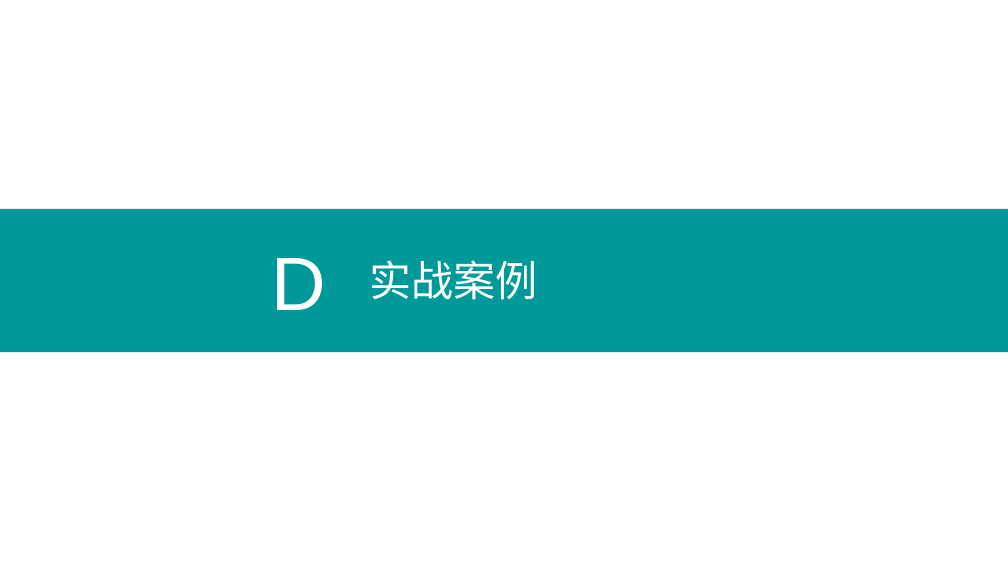
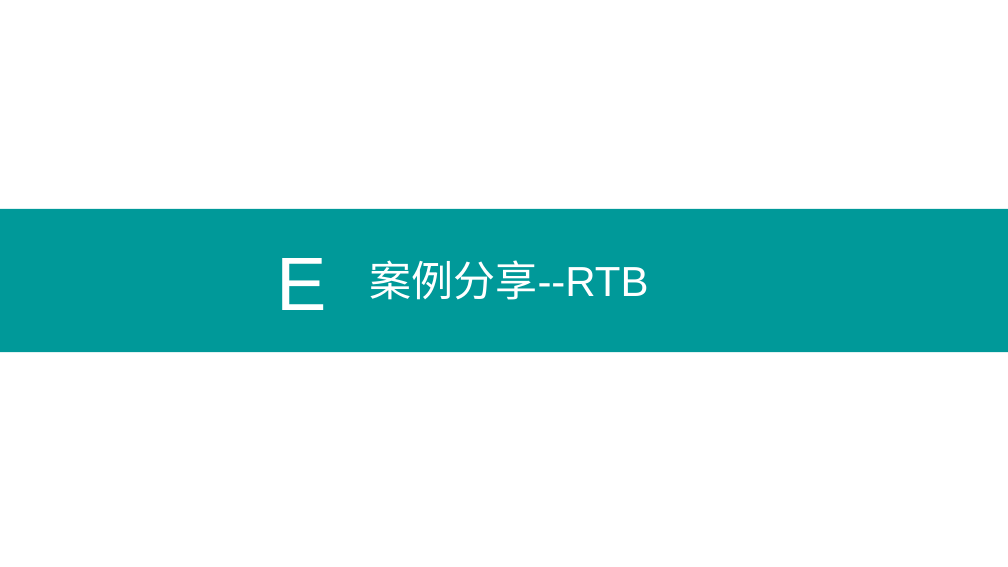
Before and after one commit to coder-zhuyu/OpenResty-share, a slide deck: slide 31 of openresty-share.pptx (slide 22 before the commit). Drawn at 1008x567 pixels with LibreOffice and Linux fonts; fonts in the diff are those of the drawing. Boxes give left, top, right and bottom in pixels: in the first picture for what was removed or moved away, otherwise in the second. Text is boxed around its words. In the diff, an @@ line names an element or a change of style, - is before the commit and + after.

```diff
--- a/openresty-share.pptx
+++ b/openresty-share.pptx
@@ text at [276, 258, 326, 310]: text changed @@
-D
+E
@@ title at [370, 260, 649, 300]: text changed @@
-实战案例
+案例分享--RTB
```
Also in this commit, not shown: 12 other slides changed, 10 slides added, 14 other files.
